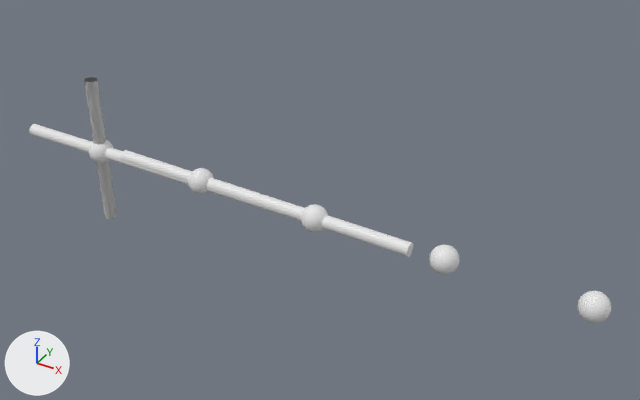
The Blender file Blender/Rod_simulation.blend as it was, and as the next commit left it.
Rendered twice from a 50 mm camera at (9.39, -9.17, 6.9) aimed at (3.88, 0.36, 0.08). The lights are fixed; the arrows at lower left show +X, +Y and +Z.
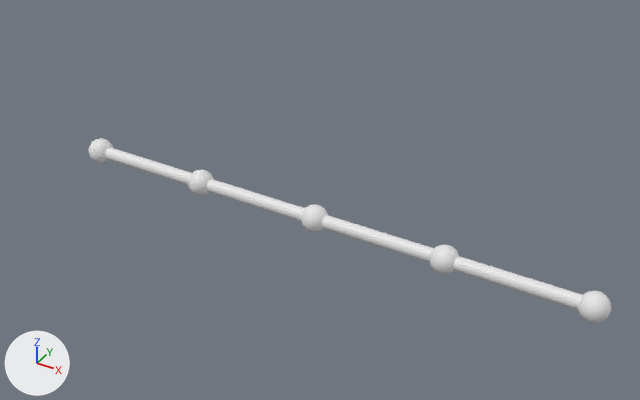
Where the newer file only moved an object's origin or applied its transform, the numbers keep the older frame.

Boxes [x1, y1, x2, y2] around the edits, measured in the pictures (640 x 400 px):
'Cylinder.001', reshaped
    before: [121, 150, 413, 257]
    after: [207, 179, 305, 221]
'Cylinder.002', reshaped
    before: [84, 77, 117, 219]
    after: [322, 215, 434, 263]
'Cylinder', mesh rescaled
    before: [29, 124, 284, 216]
    after: [105, 148, 192, 185]
'Cylinder.003', reshaped (not visible before)
    after: [453, 256, 582, 310]
'Sphere.001', moved
    before: [188, 168, 214, 194]
    after: [188, 169, 214, 196]

The change, as a diff of the scene's bpy script:
```diff
--- a/Blender/Rod_simulation.blend.py
+++ b/Blender/Rod_simulation.blend.py
@@ me_cylinder_016 @@
 me_cylinder_016.from_pydata(...)  # 64 vertices, 34 faces; spans x -0.1..0.1, y -0.1..0.1, z -1.25..1.25
 # used by ob_cylinder; location = (1.0, 0.0, 0.0); rotation_euler = (0.0, 1.571, 0.0), in degrees (0, 90, 0); scale = (1.0, 1.0, 2.0)
+# me_cylinder_016 part 1: the whole mesh is scaled about its middle by (1, 1, 0.4)
@@ me_cylinder_017 @@
 me_cylinder_017.from_pydata(...)  # 64 vertices, 34 faces; spans x -0.1..0.1, y -0.1..0.1, z -1.25..1.25
 # used by ob_cylinder_001; location = (3.0, 0.0, 0.01); rotation_euler = (0.0, 1.583, 0.0), in degrees (0, 91, 0); scale = (1.0, 1.0, 2.0)
+# me_cylinder_017 part 2: the whole mesh is multiplied about its middle by the matrix ((1.0, 0.0, -0.01), (0.0, 1.0, 0.0), (0.006, 0.0, 0.4)), then moved by (0.01, 0.0, 0.0)
@@ me_cylinder_018 @@
 me_cylinder_018.from_pydata(...)  # 64 vertices, 34 faces; spans x -0.1..0.1, y -0.1..0.1, z -1.25..1.25
 # used by ob_cylinder_002; location = (0.0, 0.0, 0.0)
+# me_cylinder_018 part 3: the whole mesh is multiplied about its middle by the matrix ((0.0, 0.0, 0.8), (0.0, 1.0, 0.0), (-1.0, 0.0, 0.0)), then moved by (5.0, 0.0, 0.0)
@@ me_cylinder_019 @@
 me_cylinder_019.from_pydata(...)  # 64 vertices, 34 faces; spans x -0.1..0.1, y -0.1..0.1, z -1.25..1.25
 # used by ob_cylinder_003; location = (0.0, 0.0, 0.0)
+# me_cylinder_019 part 4: the whole mesh is multiplied about its middle by the matrix ((0.0, 0.0, 0.8), (0.0, 1.0, 0.0), (-1.0, 0.0, 0.0)), then moved by (7.0, 0.0, 0.0)
@@ ob_sphere_001 @@
 ob_sphere_001 = bpy.data.objects.new('Sphere.001', me_sphere_021)
-ob_sphere_001.location = (2.0, 0.0, 0.03)
+ob_sphere_001.location = (2.0, 0.0, 0.0)
```
